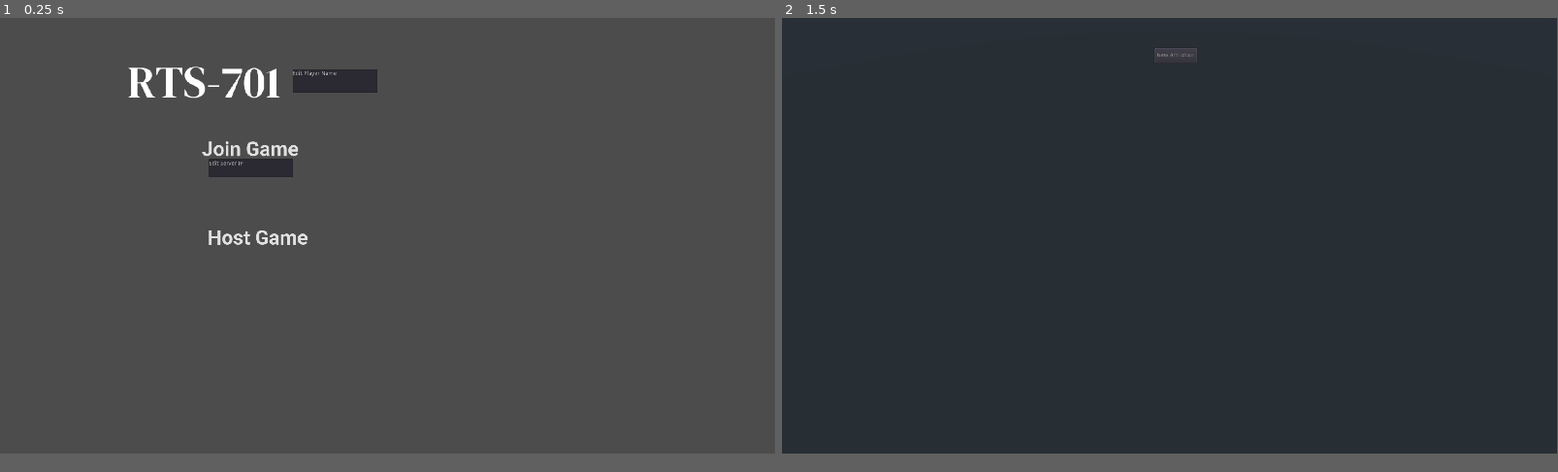
Above: before the commit, frames 1-2 (left to right).
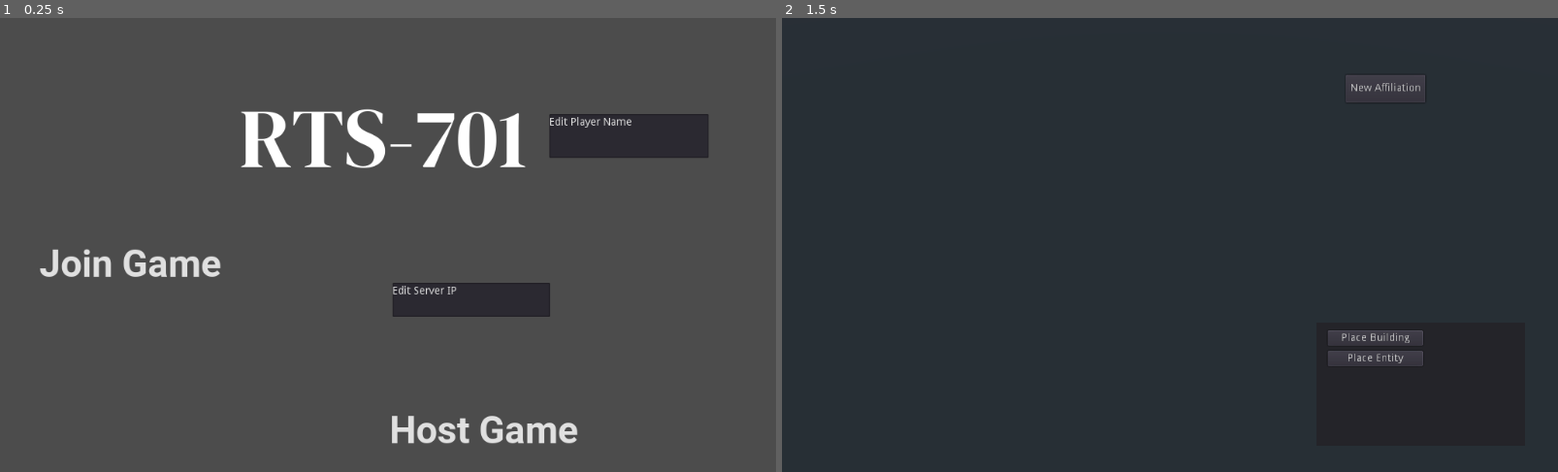
Above: after the commit, the same moments.

Repository: HansGoudey/rts-701
Game: Godot game, scene res://Main.tscn
Two runs of this game, one before a commit and one after it. Both use one fixed random seed, a clock stepped at 60 frames per second and the inputs below.
Inputs (mouse positions are in pixels of both pictures, inside the frame that each line leads up to):
- Up to frame 1 (0.25 s): no input
- Up to frame 2 (1.5 s): tap Enter at 0.5 s; move the mouse to (1340, 213) at 0.52 s; hold S (camera_backward) 0.53-1.25 s; click (1340, 213) at 0.67 s; click "Host Game" at 1.25 s
In our replay, the window is 799x449 before the commit and 800x468 after it. These sizes can differ from the game's own. Grey fills any space a smaller window leaves; there, only what the larger window draws over its background counts as a difference.

The runs differ from the first frame. In frame 1, 8.3% of the frame differs, in the area x 5-92%, y 10-94%; in frame 2, 0.4%.

Commit message:
building placement

Diff:
--- a/RTS-701-Project/Buildings/BuildingBasic.tscn
+++ b/RTS-701-Project/Buildings/BuildingBasic.tscn
@@ -3,7 +3,7 @@
 [ext_resource path="res://Buildings/BuildingBasic.gd" type="Script" id=1]
 [ext_resource path="res://Buildings/Basic.glb" type="PackedScene" id=2]
 
-[node name="BuildingTypeBasic" type="Node"]
+[node name="BuildingTypeBasic" type="Spatial"]
 script = ExtResource( 1 )
 
 [node name="Scene Root" parent="." instance=ExtResource( 2 )]
--- a/RTS-701-Project/Game.gd
+++ b/RTS-701-Project/Game.gd
@@ -8,13 +8,6 @@
 	var map_scene = preload("res://Map/Map.tscn")
 	add_child(map_scene.instance())
 
-	# Load UI and connect its signals to the local player
-	var ui_scene = preload("res://UI/GameUI.tscn")
-	var ui_node:Control = ui_scene.instance()
-	add_child(ui_node)
-	assert(ui_node.connect("place_building", self, "place_entity_down") == OK)
-	assert(ui_node.connect("place_entity", self, "place_entity_down") == OK)
-
 func start_game():
 	# Affilations were passed into the member variable, add them as children
 	var main:Main = get_parent()
--- a/RTS-701-Project/Player.gd
+++ b/RTS-701-Project/Player.gd
@@ -38,9 +38,29 @@
 var camera:Camera
 var camera_velocity:Vector3 = Vector3(0, 0, 0)
 
+# Creating a new building
+var building_pos: Vector3 = Vector3(0, 0, 0)
+var create_building: bool = false
+
 # Called when the node enters the scene tree for the first time.
 func _ready():
 	camera = get_node("Camera")
+	# Load UI
+	var ui_scene = load("res://UI/GameUI.tscn")
+	var ui_node:Control = ui_scene.instance()
+	add_child(ui_node)
+	ui_node.connect("place_building", self, "place_building_down")
+	assert(ui_node.connect("place_entity", self, "place_entity_down") == OK)
+
+func place_building_down():
+	create_building = true
+
+func create_building():
+	print("creating")
+	var building_scene = load("res://Buildings/Basic.glb")
+	var building_node = building_scene.instance()
+	building_node.translate(project_mouse_to_terrain_plane())
+	add_child(building_node)
 
 func camera_movement(delta:float):
 	var camera_acceleration: float = 1
@@ -162,13 +182,16 @@
 			if event.button_index == BUTTON_LEFT:
 				if event.pressed:
 					# Mouse just pressed or has been pressed
-					mouse_down_left = true
-					if mouse_drag:
-						pass
-					elif mouse_drag_time > DRAG_START_TIME:
-						# Start mouse drag after holding it down for enough time
-						mouse_drag = true
-						start_box_select()
+					if create_building:
+						create_building()
+					else:
+						mouse_down_left = true
+						if mouse_drag:
+							pass
+						elif mouse_drag_time > DRAG_START_TIME:
+							# Start mouse drag after holding it down for enough time
+							mouse_drag = true
+							start_box_select()
 				else:
 					# Mouse just released
 					mouse_down_left = false
--- a/RTS-701-Project/UI/GameUI.gd
+++ b/RTS-701-Project/UI/GameUI.gd
@@ -1,14 +1,14 @@
 extends Control
 
-var player:Player = null
+#var player:Player = null
 
 signal place_building
 signal place_entity
 
 func _ready():
 	# Connect action signals
-	assert($Actions/PlaceBuilding.connect("button_down", self, "place_building_down") == OK)
-	assert($Actions/PlaceEntity.connect("button_down", self, "place_entity_down") == OK)
+	assert($Actions/PlaceBuilding.connect("button_down", self, "place_building_pressed") == OK)
+	assert($Actions/PlaceEntity.connect("button_down", self, "place_entity_pressed") == OK)
 
 func place_building_pressed():
 	emit_signal("place_building")
--- a/RTS-701-Project/project.godot
+++ b/RTS-701-Project/project.godot
@@ -66,11 +66,6 @@
 run/main_scene="res://Main.tscn"
 config/icon="res://icon.png"
 
-[display]
-
-window/size/width=1920
-window/size/height=1080
-
 [input]
 
 camera_right={
@@ -110,4 +105,5 @@
 
 [rendering]
 
+quality/directional_shadow/size=8192
 environment/default_environment="res://default_env.tres"
